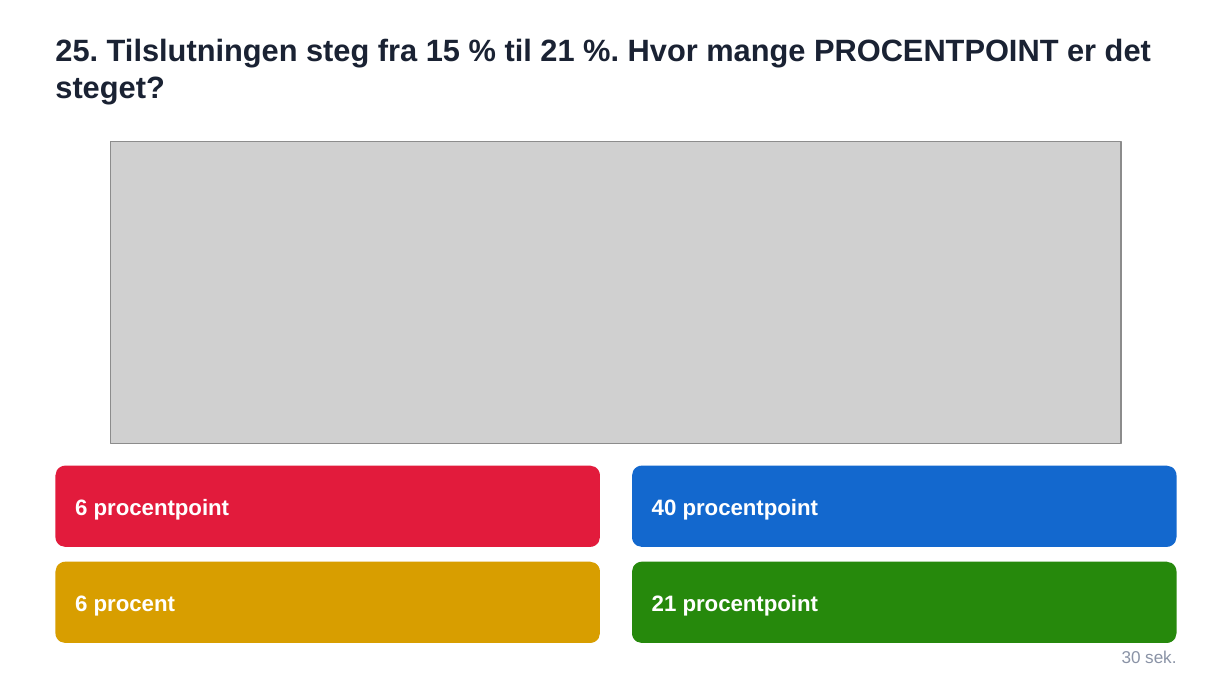
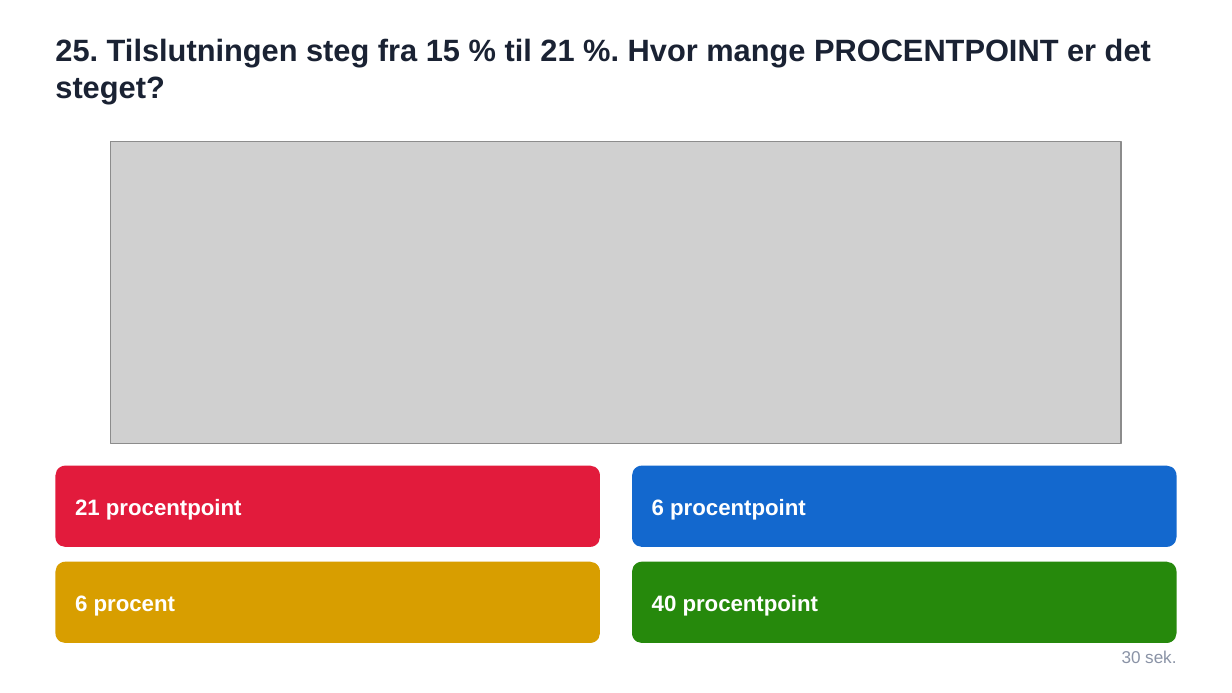
Before and after one commit to mibelibsen/kontiki, a slide deck: slide 26 of facit/kahoot-statistik-2026-09-11.pptx. Drawn at 1232x693 pixels with LibreOffice and Linux fonts; fonts in the diff are those of the drawing; grey boxes stand for pictures. Boxes give left, top, right and bottom in pixels: in the first picture for what was removed or moved away, otherwise in the second. Text is boxed around its words. In the diff, an @@ line names an element or a change of style, - is before the commit and + after.

```diff
--- a/facit/kahoot-statistik-2026-09-11.pptx
+++ b/facit/kahoot-statistik-2026-09-11.pptx
@@ text at (75, 499, 242, 520): text changed @@
-6 procentpoint
+21 procentpoint
@@ text at (652, 499, 806, 520): text changed @@
-40 procentpoint
+6 procentpoint
@@ text at (652, 595, 819, 616): text changed @@
-21 procentpoint
+40 procentpoint
```
Also in this commit, not shown: 27 other slides changed, 7 other files.
